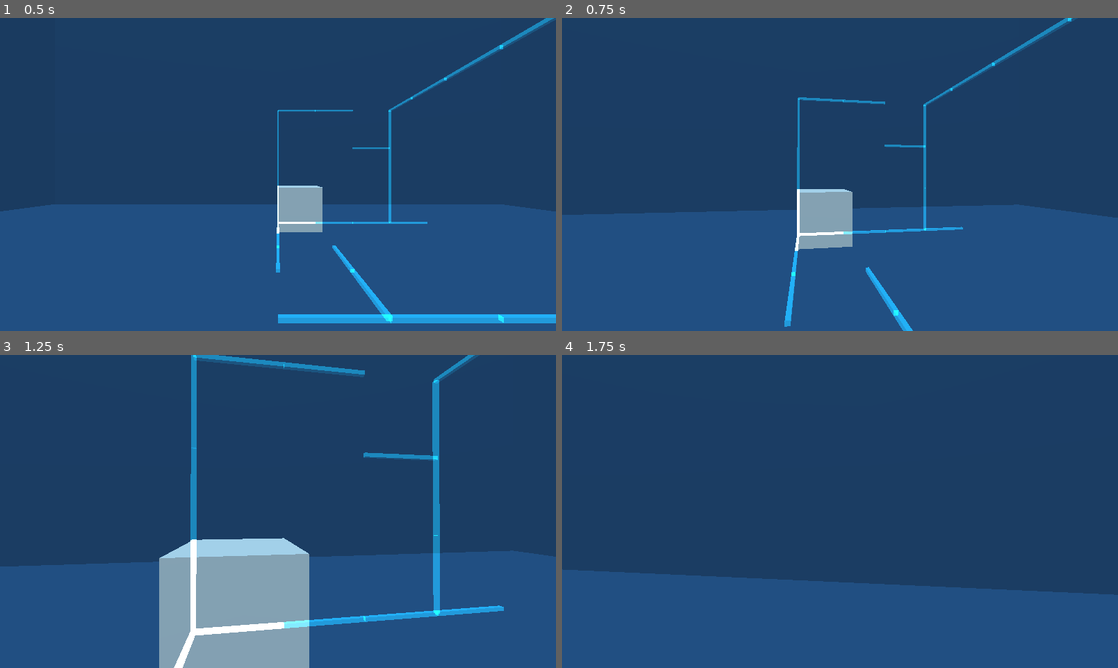
Above: before the commit, frames 1-4 (two rows, left to right).
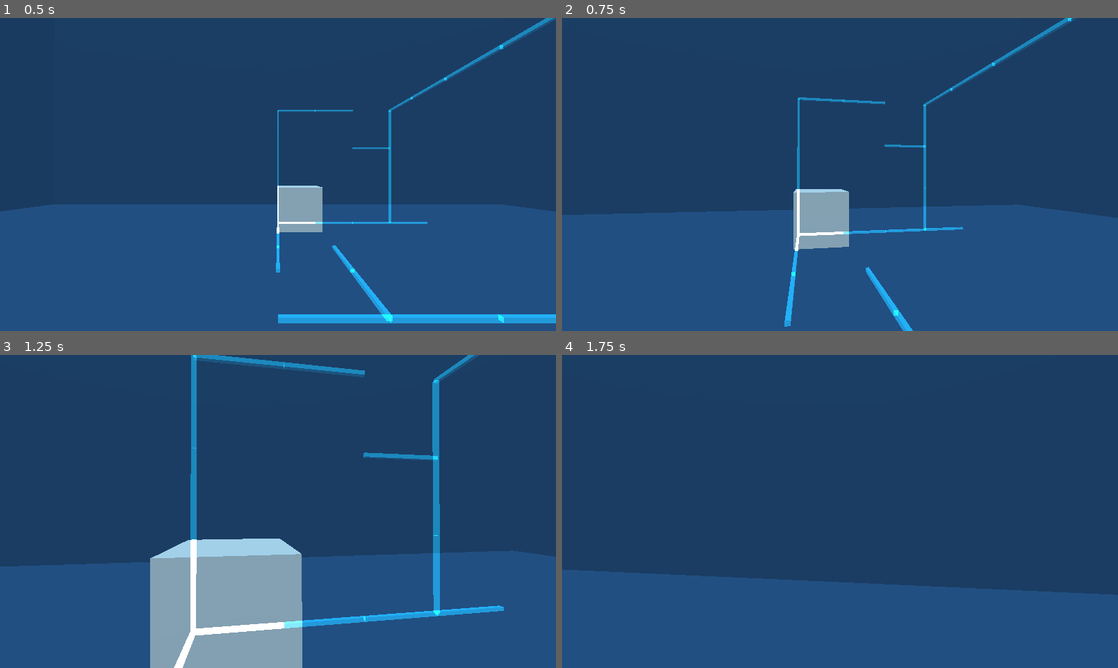
Above: after the commit, the same moments.

Repository: patrickgh3/rails
Game: Godot game, scene res://objects/World.tscn
Two runs of this game, one before a commit and one after it. Both use one fixed random seed, a clock stepped at 60 frames per second and the inputs below.
Inputs (mouse positions are in pixels of both pictures, inside the frame that each line leads up to):
- Up to frame 1 (0.5 s): no input
- Up to frame 2 (0.75 s): tap Enter at 0.5 s; move the mouse to (867, 174) at 0.52 s; hold Up (ui_up) from 0.53 s (still down); hold 1 from 0.53 s (still down)
- Up to frame 3 (1.25 s): keep holding Up (ui_up); keep holding 1
- Up to frame 4 (1.75 s): keep holding Up (ui_up); move the mouse to (812, 511) at 1.27 s; release 1 at 1.28 s; tap 2 at 1.35 s

Frame 1 is identical in both runs. In frame 2, 0.2% of the frame differs, in the area x 41-53%, y 54-74%; in frame 3, 1.2%, in the area x 27-56%, y 58-100%; in frame 4, nothing differs.

Commit message:
Add visual bump feedback when a move fails

Diff:
--- a/rails/objects/Box.gd
+++ b/rails/objects/Box.gd
@@ -3,6 +3,10 @@
 var velocity = Vector3()
 onready var world = owner
 var edges = Array()
+
+var bumping = false
+var bump_t = 0
+var bump_dir = Vector3()
 
 func _ready():
 	# Bottom
@@ -27,6 +31,7 @@
 
 func _process(delta):
 	# Test start moving
+	var was_still = velocity.x == 0 and velocity.y == 0 and velocity.z == 0
 	if velocity.x == 0 and velocity.y == 0 and velocity.z == 0:
 		if Input.is_key_pressed(KEY_1):
 			velocity.x = -0.5
@@ -51,13 +56,23 @@
 	var result = on_rails(to_move)
 
 	if result["valid"]:
+		# The place we want to move to is valid, so move there!
 		translation += to_move
 	else:
+		# Start bumping state if we are at a standstill
+		if was_still:
+			bumping = true
+			bump_t = 0
+			bump_dir = Vector3(sign(velocity.x), sign(velocity.y), sign(velocity.z))
+
+		# Stop
 		velocity = Vector3()
+
 		# Snap position to the nearest cell (hack, this doesn't support off-grid rails)
 		translation.x = round(translation.x)
 		translation.y = round(translation.y)
 		translation.z = round(translation.z)
+
 
 	# Make rails glow
 	# If we just tried to do an invalid move, use the current position for glow purposes
@@ -66,6 +81,17 @@
 	if result["rails"].size() > 0:
 		for rail in result["rails"]:
 			rail.glow += delta * 6
+
+
+	# Bumping state - make the mesh do a little bump in the direction
+	# we failed to move in
+	if bumping:
+		bump_t += delta * 3
+		if bump_t > 1:
+			bump_t = 1
+			bumping = false
+		var bump_dist = lerp(0.06, 0, ease_out_quad(bump_t))
+		$MeshInstance.translation = Vector3(0.5, 0.5, 0.5) + bump_dist * bump_dir
 
 
 
@@ -134,3 +160,6 @@
 	var on = difference < 0.001
 	var barely = (ap < 0.001) != (pb < 0.001)
 	return {"on": on, "barely": barely}
+
+func ease_out_quad(x):
+	return 1 - (1 - x) * (1 - x)
